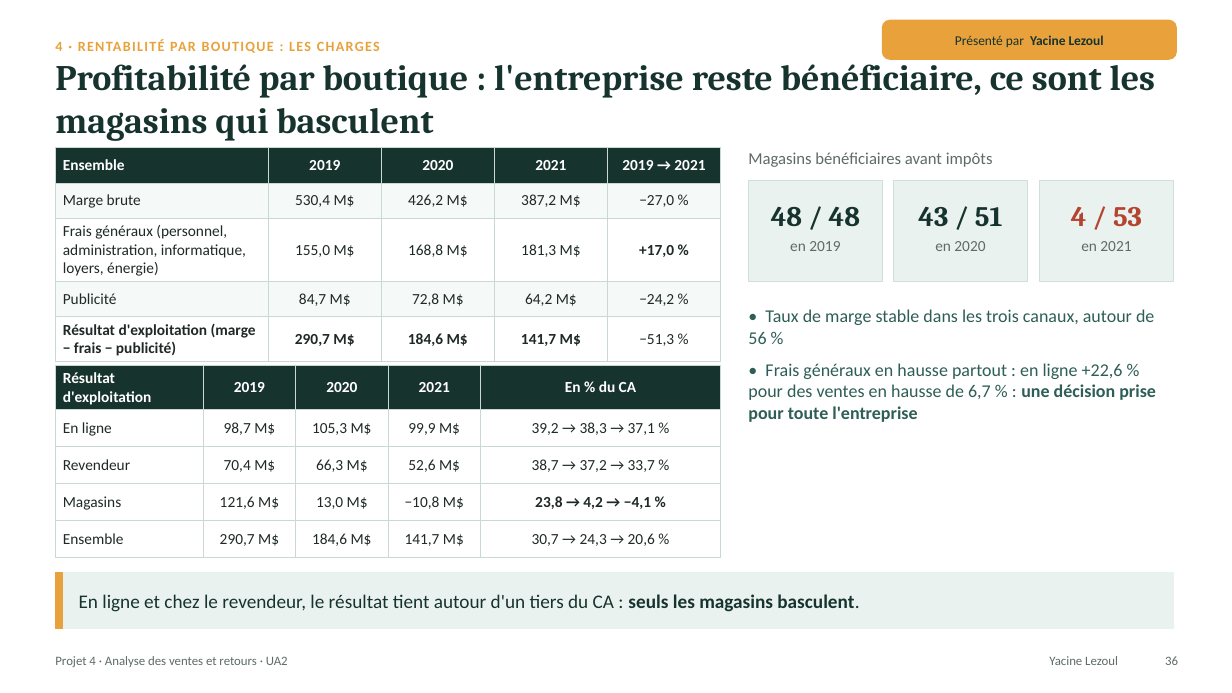
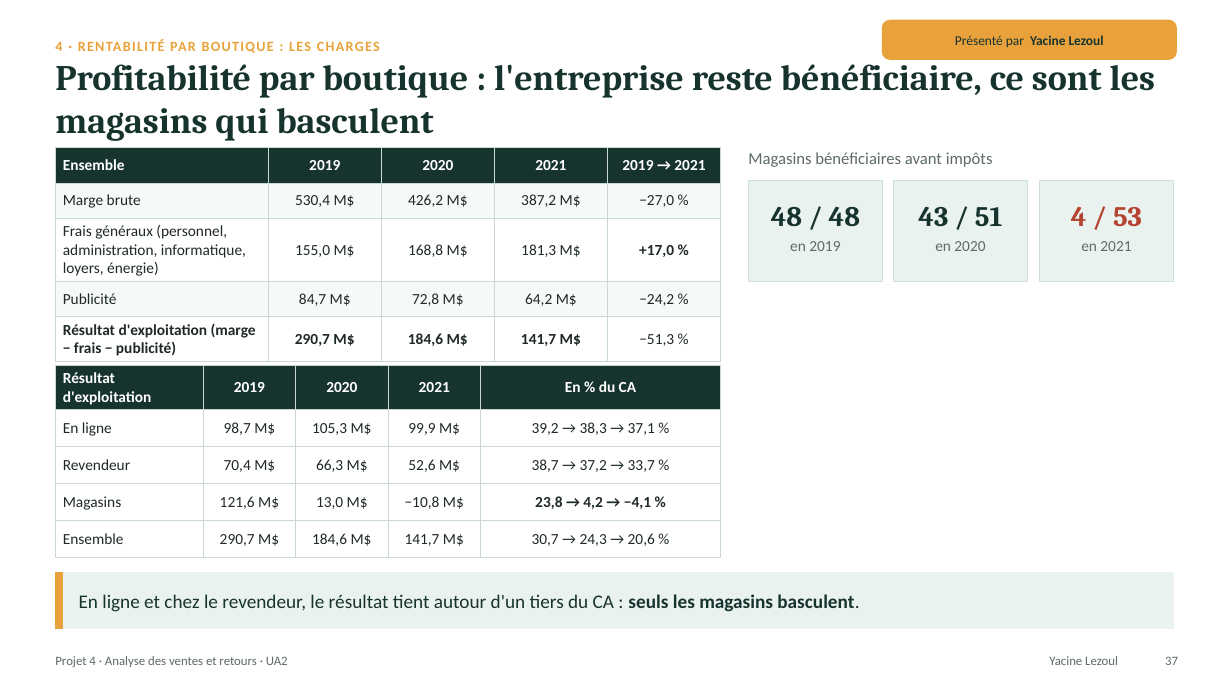
Before and after one commit to lezoul/projet4-contoso, a slide deck: slide 37 of reports/presentations/UA2_presentation_L3_L4.pptx (slide 36 before the commit). Drawn at 1232x693 pixels with LibreOffice and Linux fonts; fonts in the diff are those of the drawing. Boxes give left, top, right and bottom in pixels: in the first picture for what was removed or moved away, otherwise in the second. Text is boxed around its words. In the diff, an @@ line names an element or a change of style, - is before the commit and + after.

Commit message:
UA2 : présentation finale (réponses par question, charges en part du CA, leviers sans double compte, stock dormant bradé pour financer les nouveautés) et rapport L3+L4 corrigé

```diff
--- a/reports/presentations/UA2_presentation_L3_L4.pptx
+++ b/reports/presentations/UA2_presentation_L3_L4.pptx
@@ text removed at (748,309,1156,422) @@
-• Taux de marge stable dans les trois canaux, autour de 56 %
-• Frais généraux en hausse partout : en ligne +22,6 % pour des ventes en hausse de 6,7 % : une décision prise pour toute l'entreprise
@@ text at (1165,656,1178,665): text changed @@
-36
+37
```
Also in this commit, not shown: 8 other slides changed, 2 slides removed, 1 other file.
